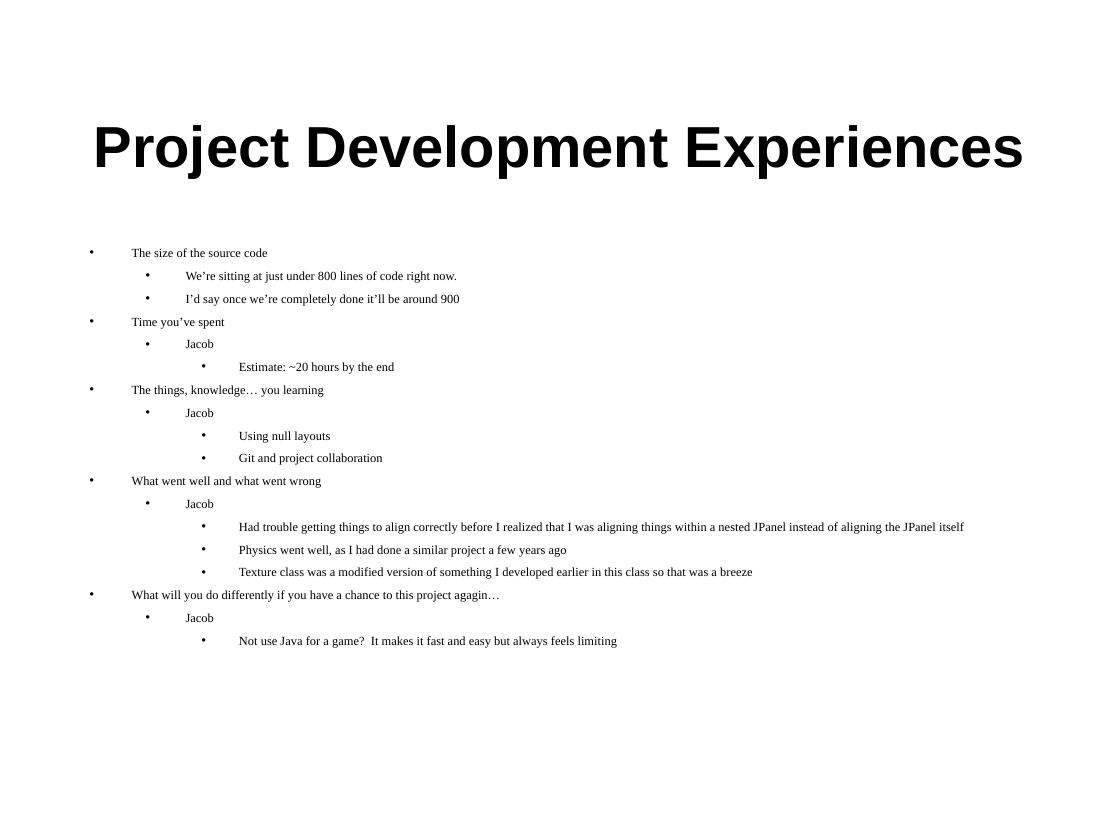
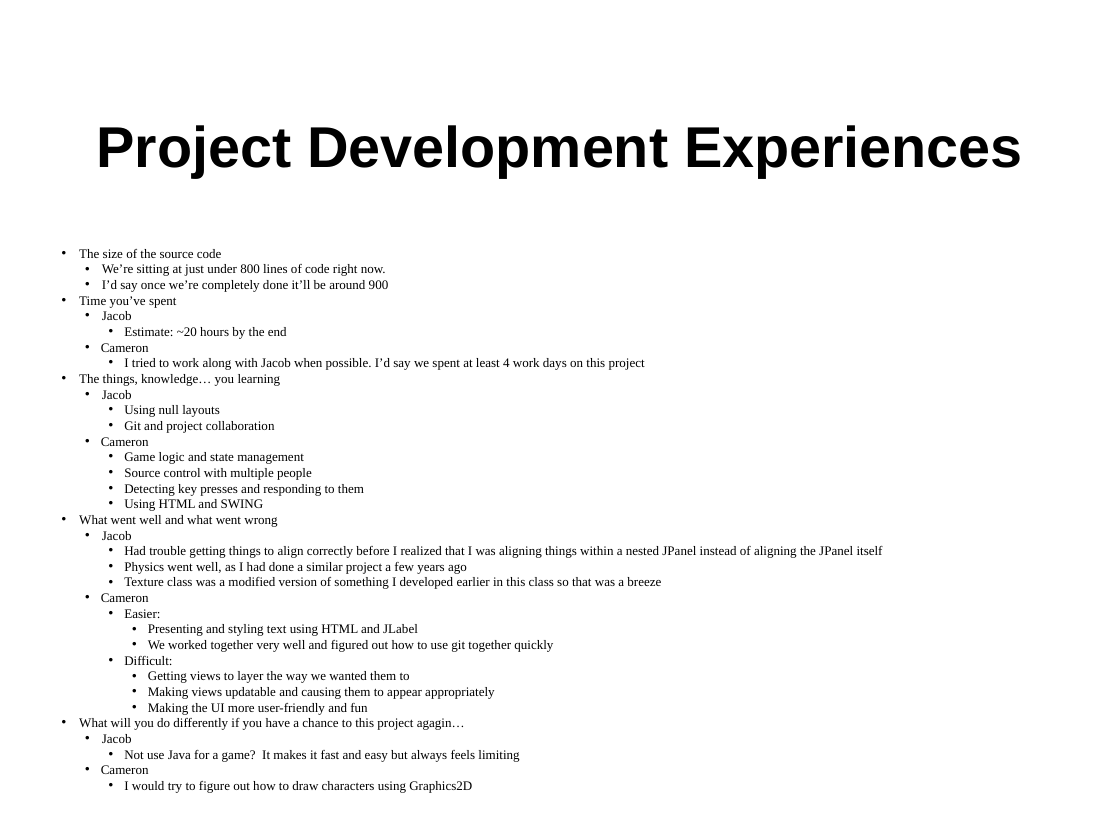
Before and after one commit to Horizonistic/CSCI230-Final-Project, a slide deck: slide 7 of FinalProjectPresentation—Larson+Grigoriadis.pptx. Drawn at 1120x840 pixels with LibreOffice and Linux fonts; fonts in the diff are those of the drawing. Boxes give left, top, right and bottom in pixels: in the first picture for what was removed or moved away, otherwise in the second. Text is boxed around its words. In the diff, an @@ line names an element or a change of style, - is before the commit and + after.

Commit message:
Update slides

```diff
--- a/FinalProjectPresentation—Larson+Grigoriadis.pptx
+++ b/FinalProjectPresentation—Larson+Grigoriadis.pptx
@@ title "Project Development Experiences" at box(97, 125, 1023, 178): size 37.2 to 37 pt @@
@@ text "The size of the source ...": place and size @@
-text "The size of the source ..." at box(132, 248, 964, 648)
+text "The size of the source ..." at box(79, 249, 883, 793)
@@ text at box(79, 249, 883, 762): size 8 to 8.4 pt in "The size of the source code", "We’re sitting at just under 800 lines ...", "I’d say once we’re completely done it’ll ...", "Time you’ve spent" and 14 more places; indent changed; less space between paragraphs @@
@@ text at box(101, 343, 645, 370): paragraphs added @@
+  • Cameron
+    • I tried to work along with Jacob when possible. I’d say we spent at least 4 work days on this project
@@ text at box(101, 437, 364, 511): paragraphs added @@
+  • Cameron
+    • Game logic and state management
+    • Source control with multiple people
+    • Detecting key presses and responding to them
+    • Using HTML and SWING
@@ text at box(101, 593, 553, 715): paragraphs added @@
+  • Cameron
+    • Easier:
+      • Presenting and styling text using HTML and JLabel
+      • We worked together very well and figured out how to use git together quickly
+    • Difficult:
+      • Getting views to layer the way we wanted them to
+      • Making views updatable and causing them to appear appropriately
+      • Making the UI more user-friendly and fun
@@ text at box(101, 765, 472, 793): paragraphs added @@
+  • Cameron
+    • I would try to figure out how to draw characters using Graphics2D
```
Also in this commit, not shown: 5 other slides changed, 2 slides added, 1 other file.
